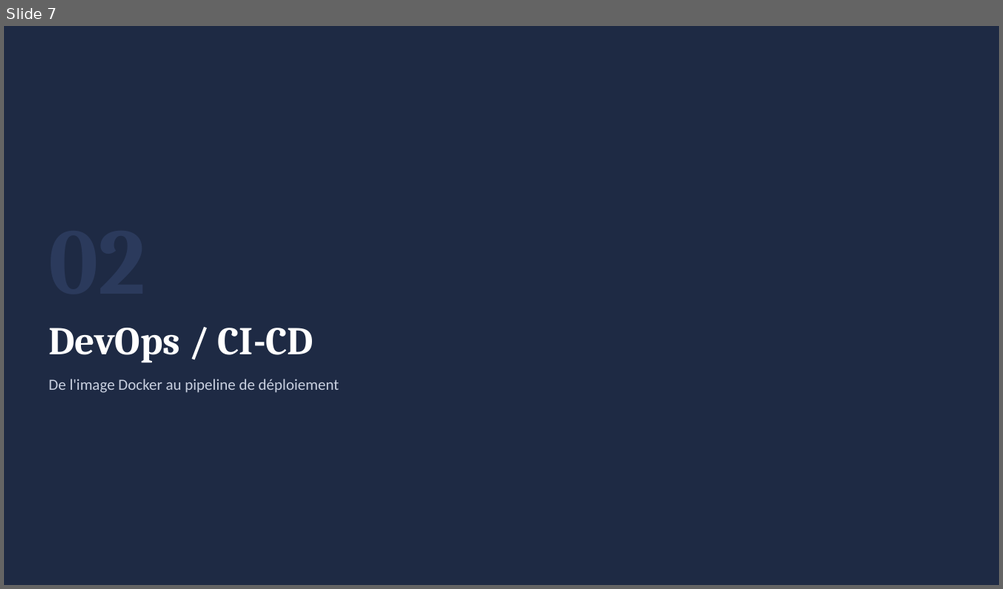
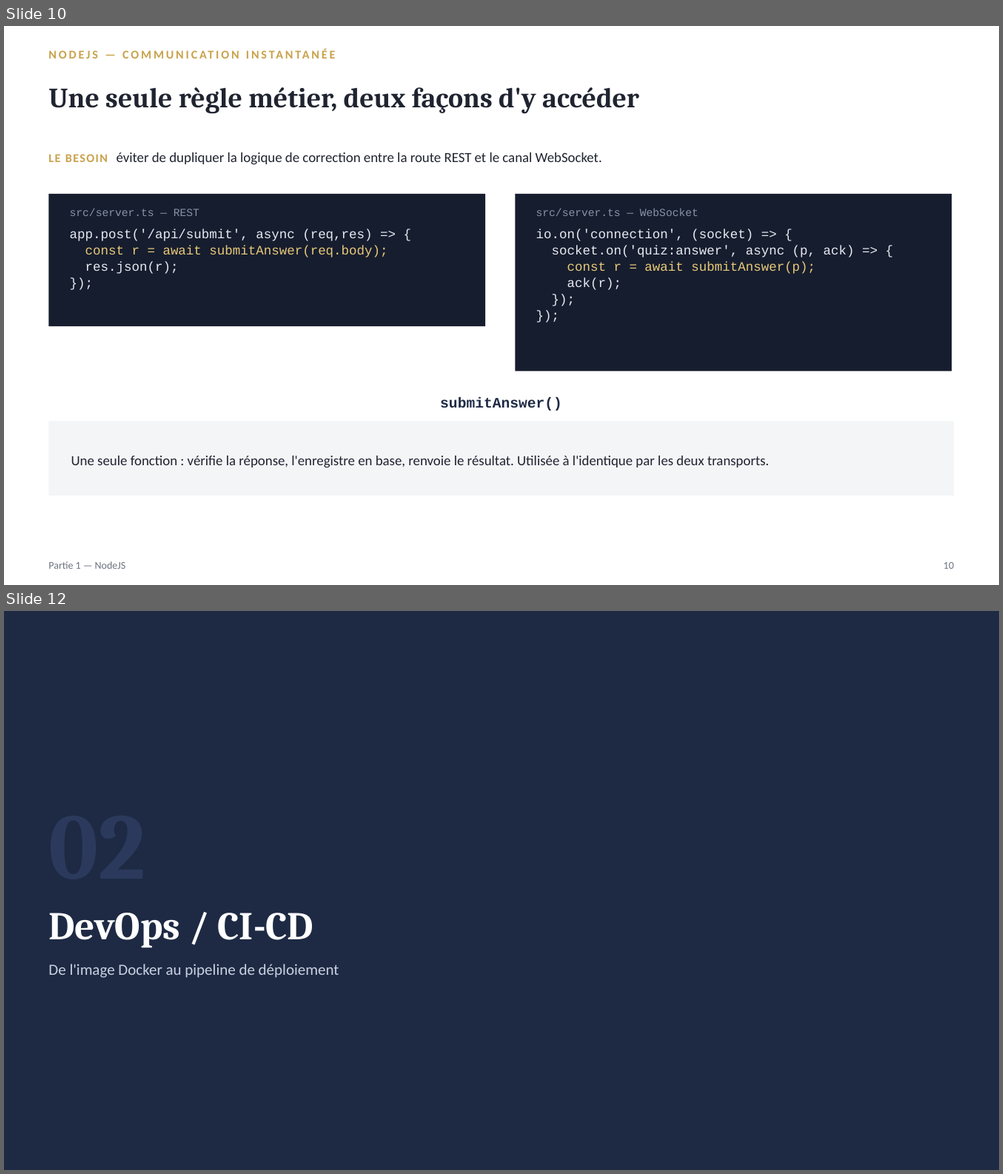
Before and after one commit to phasna/Quiz, a slide deck: quiz_soutenance.pptx. Shown one above the other, each under a label of ours: slide 7 before the commit, slides 10 and 12 after it; the slides between them are not shown. The pictures are 1003x589 and 1003x1174 pixels, drawn with LibreOffice and Linux fonts; fonts in the diff are those of the drawing. Boxes give left, top, right and bottom in pixels: in the first picture for what was removed or moved away, otherwise in the second. Text is boxed around its words. In the diff, an @@ line names an element or a change of style, - is before the commit and + after.

```diff
--- a/quiz_soutenance.pptx
+++ b/quiz_soutenance.pptx
@@ slide 10 added at (4,26,999,585), background #FFFFFF @@
@@ text added at (48,42,954,66), 11.5 pt, text #C9A24B, bold @@
+NODEJS — COMMUNICATION INSTANTANÉE
@@ text added at (48,87,639,114), 27 pt, text #1F2430, bold @@
+Une seule règle métier, deux façons d'y accéder
@@ text added at (48,153,602,165), 13.5 pt, text #1F2430 @@
+LE BESOIN éviter de dupliquer la logique de correction entre la route REST et le canal WebSocket.
@@ rectangle added at (48,194,485,326), fill #161D2E @@
@@ rectangle added at (515,194,951,372), fill #161D2E @@
@@ text added at (70,209,199,216), 10.5 pt, text #8891A8 @@
+src/server.ts — REST
@@ text added at (536,209,698,216), 10.5 pt, text #8891A8 @@
+src/server.ts — WebSocket
@@ text added at (70,230,387,274), 12.5 pt, text #E7EAF2 @@
+app.post('/api/submit', async (req,res) => {
+const r = await submitAnswer(req.body);
+res.json(r);
+});
@@ text added at (536,230,854,290), 12.5 pt, text #E7EAF2 @@
+io.on('connection', (socket) => {
+socket.on('quiz:answer', async (p, ack) => {
+const r = await submitAnswer(p);
+ack(r);
+});
+});
@@ text added at (440,398,562,411), 14 pt, text #1E2A44, bold @@
+submitAnswer()
@@ rectangle added at (48,421,954,496), fill #F4F5F7 @@
@@ text added at (71,456,768,469), 13.5 pt, text #1F2430 @@
+Une seule fonction : vérifie la réponse, l'enregistre en base, renvoie le résultat. Utilisée à l'identique par les deux transports.
@@ text added at (48,562,126,569), 10 pt, text #6B7280 @@
+Partie 1 — NodeJS
@@ text added at (943,562,953,569), 10 pt, text #6B7280 @@
+10
@@ what was slide 7 is now slide 12 @@
```
Also in this commit, not shown: 7 slides changed, 8 other slides added, 3 slides removed, 2 other files.
